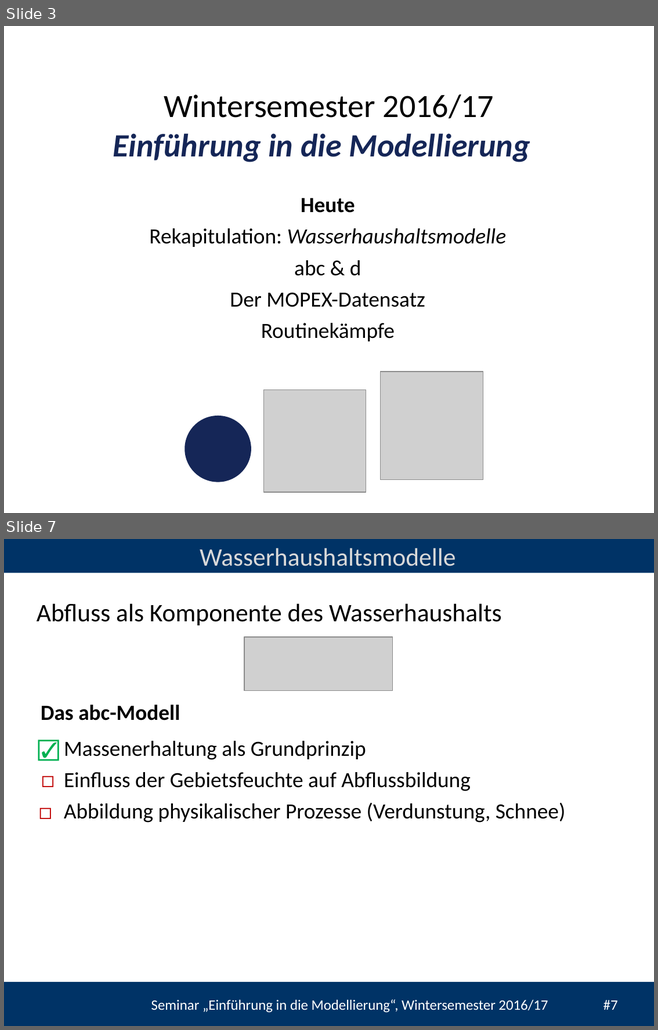
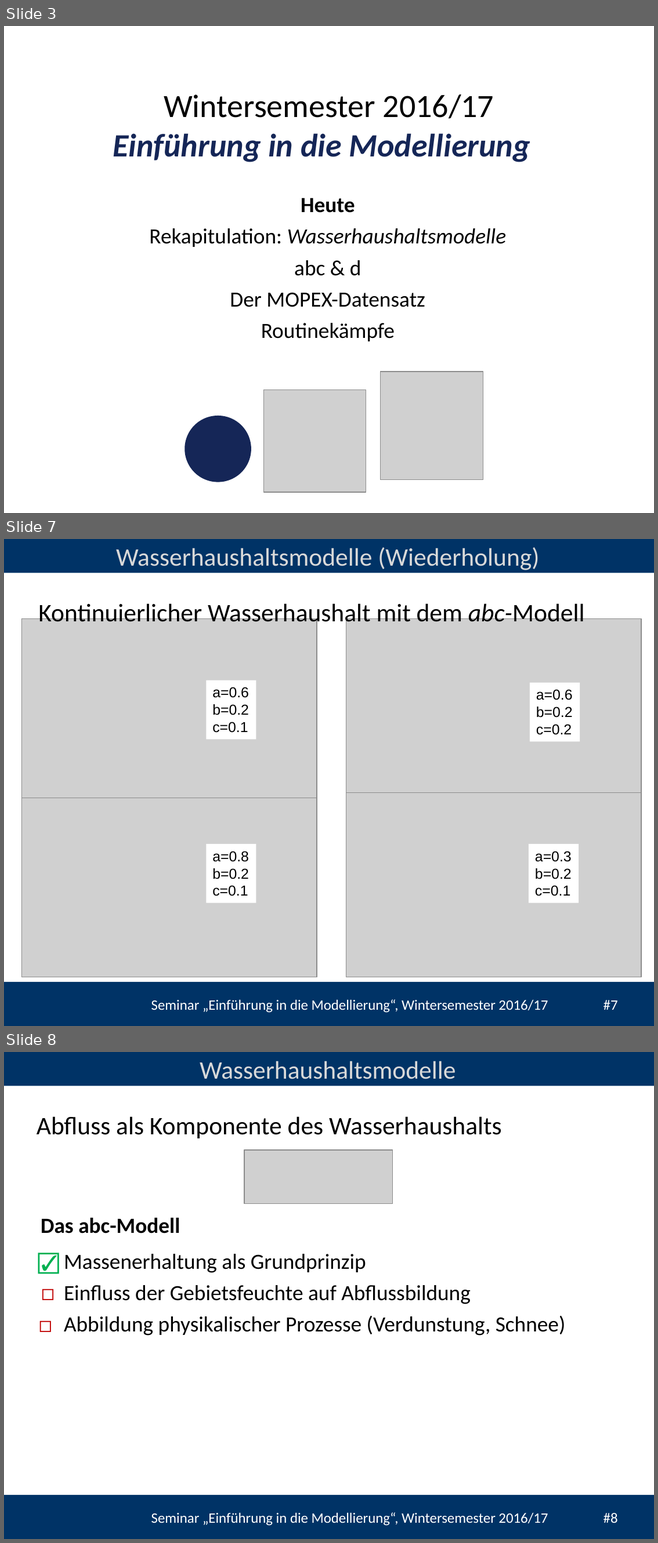
Before and after one commit to heistermann/Einf_Modellierung, a slide deck: Termin_5/folien/UebungModellierung#5.pptx. Shown one above the other, each under a label of ours: slides 3 and 7 before the commit, slides 3, 7 and 8 after it; the slides between them are not shown. The pictures are 658x1030 and 658x1543 pixels, drawn with LibreOffice and Linux fonts; fonts in the diff are those of the drawing; grey boxes stand for pictures; background and template pictures are left out. Boxes give left, top, right and bottom in pixels: in the first picture for what was removed or moved away, otherwise in the second. Text is boxed around its words. In the diff, an @@ line names an element or a change of style, - is before the commit and + after.

```diff
--- a/Termin_5/folien/UebungModellierung#5.pptx
+++ b/Termin_5/folien/UebungModellierung#5.pptx
@@ slide 7 added at box(4, 539, 654, 1026), background #FFFFFF; not listed: 3 template elements that a slide beside it also shows @@
@@ text added at box(116, 547, 539, 570), 28 pt, text #D9D9D9 @@
+Wasserhaushaltsmodelle (Wiederholung)
@@ text added at box(38, 600, 585, 628), 28 pt, text #000000 @@
+Kontinuierlicher Wasserhaushalt mit dem abc-Modell
@@ picture added at box(21, 619, 317, 824) @@
@@ picture added at box(346, 619, 641, 824) @@
@@ rectangle added at box(206, 681, 256, 740), fill #FFFFFF, 16 pt, text #000000 @@
+a=0.6
+b=0.2
+c=0.1
@@ rectangle added at box(529, 683, 579, 741), fill #FFFFFF, 16 pt, text #000000 @@
+a=0.6
+b=0.2
+c=0.2
@@ picture added at box(21, 798, 317, 977) @@
@@ picture added at box(346, 793, 641, 977) @@
@@ rectangle added at box(206, 843, 256, 903), fill #FFFFFF, 16 pt, text #000000 @@
+a=0.8
+b=0.2
+c=0.1
@@ rectangle added at box(528, 843, 578, 903), fill #FFFFFF, 16 pt, text #000000 @@
+a=0.3
+b=0.2
+c=0.1
@@ what was slide 7 is now slide 8 @@
@@ text at box(151, 1513, 618, 1526): text changed @@
-Seminar „Einführung in die Modellierung“, Wintersemester 2016/17 #7
+Seminar „Einführung in die Modellierung“, Wintersemester 2016/17 #8
```
Also in this commit, not shown: 4 slides changed, 1 other slide added, 1 slide removed, 23 other files.
